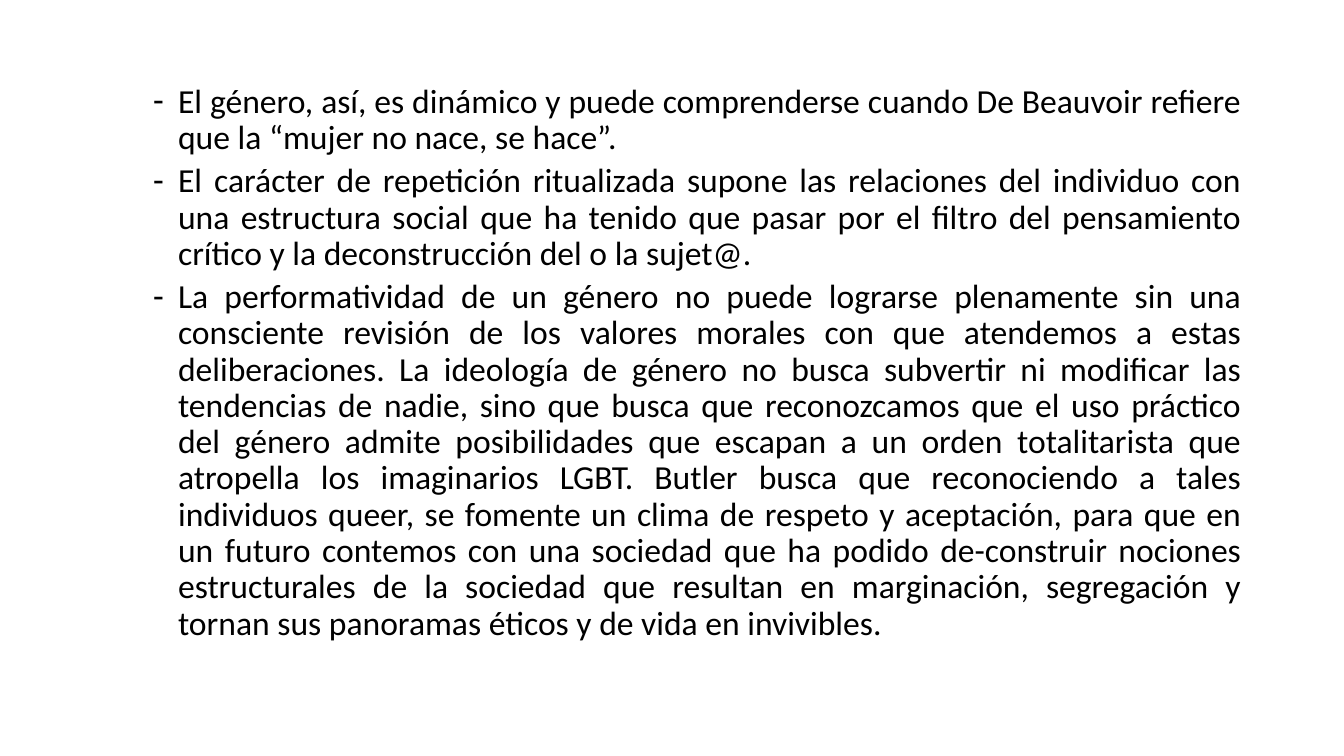
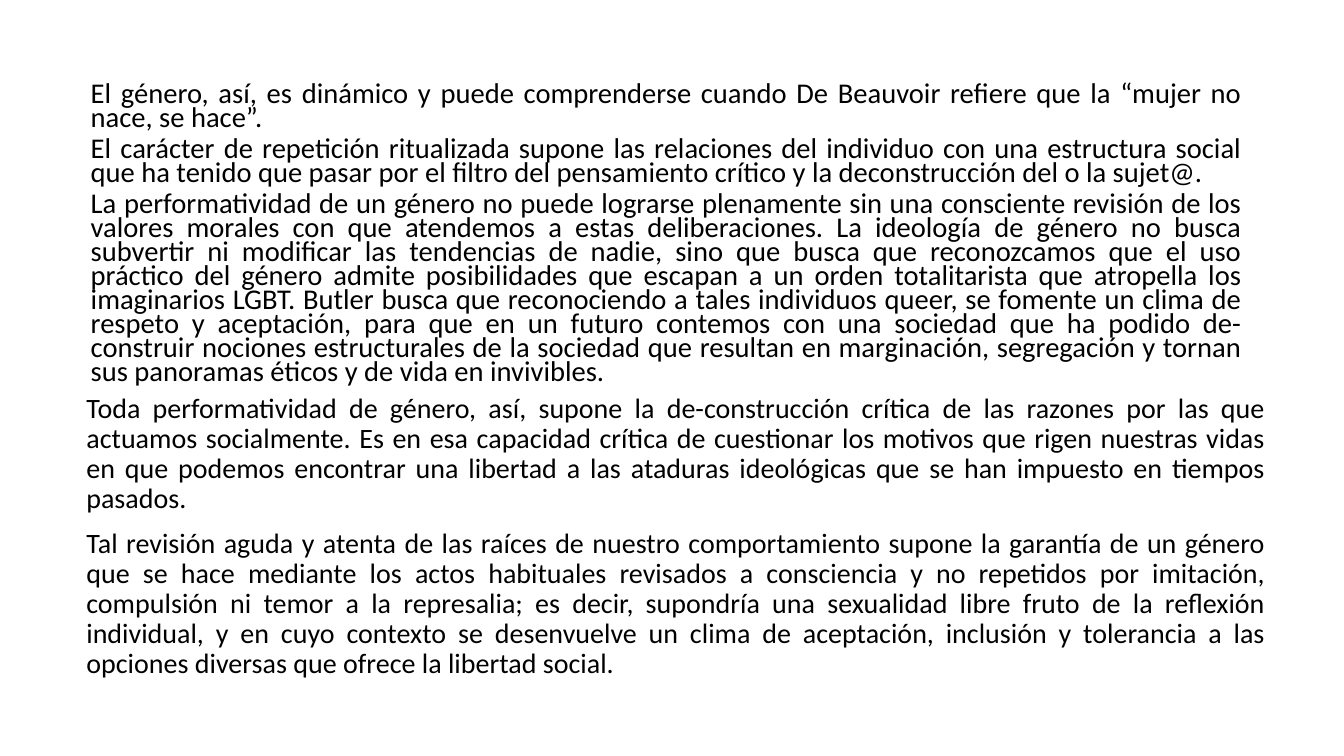
Before and after one commit to zaboltar/zaboltar.github.io, a slide deck: slide 20 of assets uarm/2019 sol-penscri-justfilpol/Documentos para S E B/Judith Butler-Resumen.pptx (slide 35 before the commit). Drawn at 1344x756 pixels with LibreOffice and Linux fonts; fonts in the diff are those of the drawing. Boxes give left, top, right and bottom in pixels: in the first picture for what was removed or moved away, otherwise in the second. Text is boxed around its words. In the diff, an @@ line names an element or a change of style, - is before the commit and + after.

```diff
--- a/assets uarm/2019 sol-penscri-justfilpol/Documentos para S E B/Judith Butler-Resumen.pptx
+++ b/assets uarm/2019 sol-penscri-justfilpol/Documentos para S E B/Judith Butler-Resumen.pptx
@@ text "El género, así, es dinámico ...": place and size @@
-text "El género, así, es dinámico ..." at [178, 89, 1241, 641]
+text "El género, así, es dinámico ..." at [91, 82, 1241, 386]
@@ text "El género, así, es dinámico ..." at [91, 82, 1241, 386]: size 24 to 20.4 pt; bullet - to none; line spacing 0.9 to 0.7 @@
@@ text added at [86, 398, 1265, 678], 20 pt, text #000000 @@
+Toda performatividad de género, así, supone la de-construcción crítica de las razones por las que actuamos socialmente. Es en esa capacidad crítica de cuestionar los motivos que rigen nuestras vidas en que podemos encontrar una libertad a las ataduras ideológicas que se han impuesto en tiempos pasados.
+Tal revisión aguda y atenta de las raíces de nuestro comportamiento supone la garantía de un género que se hace mediante los actos habituales revisados a consciencia y no repetidos por imitación, compulsión ni temor a la represalia; es decir, supondría una sexualidad libre fruto de la reflexión individual, y en cuyo contexto se desenvuelve un clima de aceptación, inclusión y tolerancia a las opciones diversas que ofrece la libertad social.
```
Also in this commit, not shown: 5 other slides changed, 16 slides removed, 10 other files.
